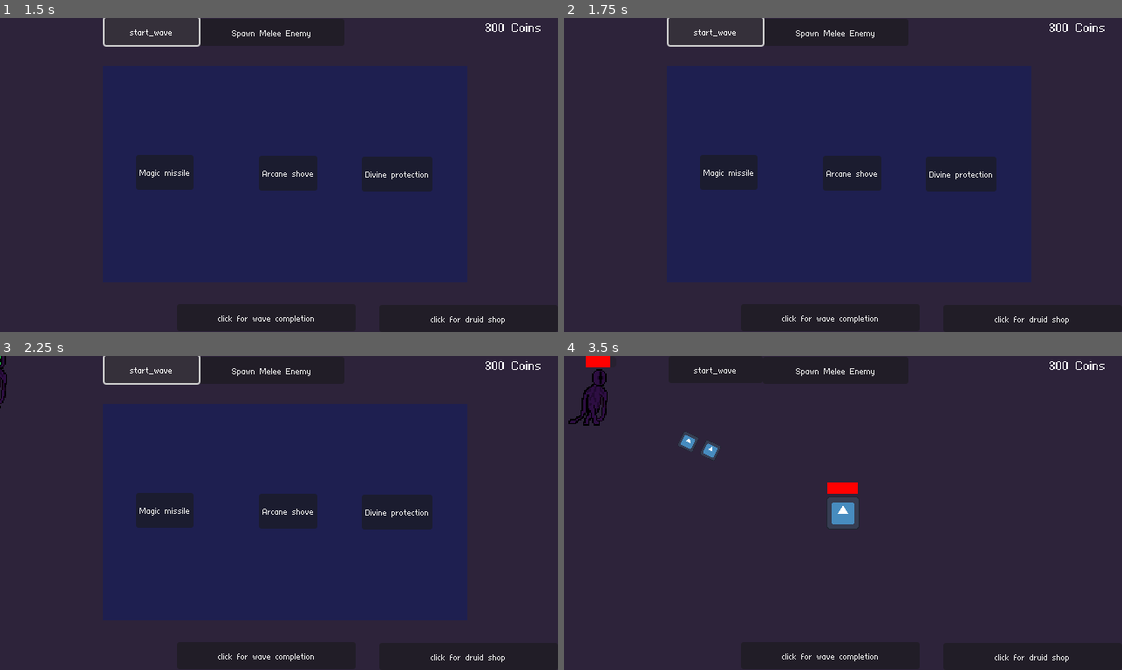
Above: before the commit, frames 1-4 (two rows, left to right).
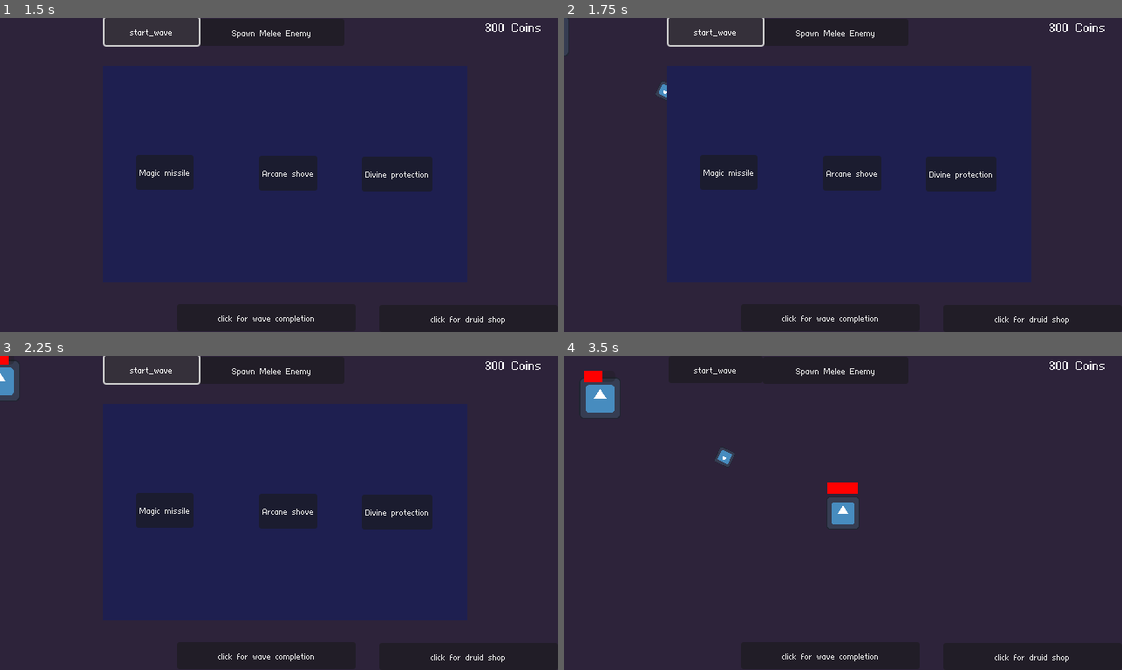
Above: after the commit, the same moments.

Repository: TobiasTV49/Informatica-Eindopdracht
Game: Godot game, scene res://Functionality/Scenes/main.tscn
Two runs of this game, one before a commit and one after it. Both use one fixed random seed, a clock stepped at 60 frames per second and the inputs below. The engine's default icon, where the game draws it, is replaced by a stand-in: a white triangle on a blue panel in a dark square.
Inputs:
- Up to frame 1 (1.5 s): click "Spawn Melee Enemy" at 0.5 s; click "start_wave" at 1.25 s
- Up to frame 2 (1.75 s): no input
- Up to frame 3 (2.25 s): click "start_wave" at 2 s
- Up to frame 4 (3.5 s): click "Magic missile" at 2.75 s

Frame 1 is identical in both runs. In frame 2, 0.2% of the frame differs, in the area x 0-19%, y 0-27%; in frame 3, 0.4%; in frame 4, 1.6%, in the area x 0-31%, y 0-36%.

Commit message:
Wave system
Waves now work (poggers)
Temporarily disabled ranged enemy shooting because its completely broken

Diff:
--- a/Assets/Scripts/Global.gd
+++ b/Assets/Scripts/Global.gd
@@ -1,12 +1,16 @@
 extends Node
 
 var WaveCompleted = true
+var current_wave = 0
 var player_health: int = 50
 var player_death: bool
 var player_position = null
 var enemy_position = null
+var nearest_enemy = null
 var PlayerSpells = []
 var PlayerItems = []
 var PlayerCoins = 300
 var DruidMenu = false
 signal shoot
+signal enemy_shoot
+signal enemy_killed()
--- a/Assets/Scripts/bullet.gd
+++ b/Assets/Scripts/bullet.gd
@@ -4,50 +4,56 @@
 var shot: bool = false
 var enemy
 var direction
-var nearest_enemy = null
+@onready var player = get_tree().get_nodes_in_group("Player")[0]
 const SPEED = 200
 
 func _ready():
 	Global.shoot.connect(shot_fired)
+	Global.enemy_shoot.connect(enemy_shot_fired)
 	visible = false
 
 func _process(delta: float) -> void:
 	enemy_array = get_tree().get_nodes_in_group("enemies")
 	if enemy_array.size() > 0:
-		if nearest_enemy == null:
-			nearest_enemy = enemy_array[0]
-		for i in enemy_array:
-			var temp_distance = position.distance_to(i.position)
-			if temp_distance < position.distance_to(nearest_enemy.position):
-				nearest_enemy.scale = Vector2(1, 1)
-				nearest_enemy = i
-
+		get_nearest_enemy()
 		if shot == true:
 			var move_vector = Vector2(1, 0).rotated(rotation)
 			velocity = move_vector * SPEED
+
 	else:
 		queue_free()
 	move_and_slide()
 
-		#direction = Global.player_position - Global.enemy_position
+func get_nearest_enemy():
+	enemy_array = get_tree().get_nodes_in_group("enemies")
+	if enemy_array.size() > 0:
+		if Global.nearest_enemy == null:
+			Global.nearest_enemy = enemy_array[0]
+		for i in enemy_array:
+			var temp_distance = position.distance_to(i.position)
+			if temp_distance < position.distance_to(Global.nearest_enemy.position):
+				Global.nearest_enemy.scale = Vector2(1, 1)
+				Global.nearest_enemy = i
 
 func shot_fired(bullet_target, source):
 	position = source
-	if bullet_target == "enemy" and nearest_enemy != null:
+	get_nearest_enemy()
+	if bullet_target == "enemy" and Global.nearest_enemy != null:
 		self.set_meta("bullet_type", "player bullet")
-		look_at(nearest_enemy.position)
+		look_at(Global.nearest_enemy.position)
 		visible = true
 		shot = true
-		Global.shoot.disconnect(shot_fired)
-	elif bullet_target == "player":
-		look_at($"../Player".position)
+	else:
+		pass
+	Global.shoot.disconnect(shot_fired)
+
+func enemy_shot_fired(bullet_target, source, bullet_name):
+	position = source
+	Global.shoot.disconnect(shot_fired)
+	if bullet_target == "player" and get_parent().name == "enemy_bullets":
+		look_at(player.position)
 		self.set_meta("bullet_type", "enemy bullet")
 		visible = true
 		shot = true
-		Global.shoot.disconnect(shot_fired)
-
-
-func bullet() -> void:
-	shot = true
-	position = Global.player_position
-	look_at(min(direction.length()))
+	else:
+		queue_free()
--- a/Assets/Scripts/main.gd
+++ b/Assets/Scripts/main.gd
@@ -7,6 +7,7 @@
 # Called when the node enters the scene tree for the first time.
 func _ready() -> void:
 	Global.player_death = false
+	Global.enemy_killed.connect(enemy_killed)
 
 
 # Called every frame. 'delta' is the elapsed time since the previous frame.
@@ -14,6 +15,7 @@
 	if Global.player_health <= 0 and Global.player_death == false: #player is about to die
 		Global.player_death = true
 		#player.queue_free()
+
 	if Global.WaveCompleted == true:
 		spell_menu.show()
 	else:
@@ -24,15 +26,16 @@
 		$CanvasLayer/DruidMenu.hide()
 	$Player/Coins.text = str(Global.PlayerCoins) + " Coins"
 
+#Function that makes the waves
 func start_wave(wave_number):
 	var wave_array: Array
 	var enemy
-	for i in GameData.Waves[wave_number]:
+	for i in GameData.Waves[wave_number]: #Makes an array with all the enemies in the wave
 		while i[1] > 0:
 			wave_array.append(i[0])
 			i[1] -= 1
-	print(wave_array)
-	while wave_array.size() > 0:
+
+	while wave_array.size() > 0: #Sets up all the enemies and calls the spawn_enemy function
 		await get_tree().create_timer(2).timeout
 		match wave_array[0]:
 			"melee_enemy":
@@ -40,19 +43,24 @@
 			"ranged_enemy":
 				enemy = RANGED_ENEMY.instantiate()
 		spawn_enemy(enemy)
-		wave_array.erase(0)
+		wave_array.remove_at(0)
+		print(wave_array)
 
-
+#The actual spawning of the enemies is regulated with this function
 func spawn_enemy(enemy):
+	var enemy_spawners = get_tree().get_nodes_in_group("enemy_spawners")
+	var spawner = enemy_spawners.pick_random() #Makes enemies appear from different, random points
 	$Enemies.add_child(enemy)
-	var enemy_spawners = get_tree().get_nodes_in_group("enemy_spawners")
-	var spawner = enemy_spawners.pick_random()
 	enemy.position = spawner.position
 
 func _on_button_pressed() -> void:
 	var melee_enemy = MELEE_ENEMY.instantiate()
-	$Enemies.add_child(melee_enemy)
+	var ranged_enemy = RANGED_ENEMY.instantiate()
+	$Enemies.add_child(ranged_enemy)
 
+func enemy_killed():
+	if get_node("Enemies").get_child_count() < 1:
+		Global.WaveCompleted = true
 
 func _on_temporary_button_pressed():
 	Global.WaveCompleted = true
@@ -62,4 +70,4 @@
 
 
 func _on_wave_starter_pressed() -> void:
-	start_wave(0)
+	start_wave(Global.current_wave)
--- a/Assets/Scripts/melee_enemy.gd
+++ b/Assets/Scripts/melee_enemy.gd
@@ -43,10 +43,12 @@
 
 
 func _on_hit_box_body_entered(body: Node2D) -> void:
-	print("oy to the vey")
-	Global.shoot.emit("player", self.position)
 	if body.get_meta("bullet_type") == "player bullet":
 		body.queue_free()
 		health -= 10
 		if health < 1:
 			self.queue_free()
+
+
+func _on_tree_exited() -> void:
+	Global.enemy_killed.emit()
--- a/Assets/Scripts/player.gd
+++ b/Assets/Scripts/player.gd
@@ -23,7 +23,9 @@
 
 func _on_attack_timer_timeout() -> void:
 	var bullet = bullet_load.instantiate()
+	var player_bullets = get_tree().current_scene.get_node("player_bullets")
 	var bullet_target = "enemy"
 	var source = self.position
-	get_parent().add_child(bullet)
+	player_bullets.add_child(bullet)
+	bullet.position = position
 	Global.shoot.emit(bullet_target, source)
--- a/Functionality/Scenes/enemy.tscn
+++ b/Functionality/Scenes/enemy.tscn
@@ -131,6 +131,7 @@
 max_value = 50.0
 show_percentage = false
 
+[connection signal="tree_exited" from="." to="." method="_on_tree_exited"]
 [connection signal="body_entered" from="AttackRange" to="." method="_on_attack_range_body_entered"]
 [connection signal="body_exited" from="AttackRange" to="." method="_on_attack_range_body_exited"]
 [connection signal="timeout" from="Attacktimer" to="." method="_on_attacktimer_timeout"]
--- a/Functionality/Scenes/main.tscn
+++ b/Functionality/Scenes/main.tscn
@@ -89,12 +89,29 @@
 [node name="enemy spawners" type="Node2D" parent="."]
 
 [node name="spawner1" type="Node2D" parent="enemy spawners" groups=["enemy_spawners"]]
+position = Vector2(2, 50)
 
 [node name="ColorRect" type="ColorRect" parent="enemy spawners/spawner1"]
-offset_left = 1.0
-offset_top = 55.0
-offset_right = 34.0
-offset_bottom = 87.0
+offset_right = 33.0
+offset_bottom = 32.0
+
+[node name="spawner2" type="Node2D" parent="enemy spawners" groups=["enemy_spawners"]]
+position = Vector2(1, 154)
+
+[node name="ColorRect" type="ColorRect" parent="enemy spawners/spawner2"]
+offset_right = 33.0
+offset_bottom = 32.0
+
+[node name="spawner3" type="Node2D" parent="enemy spawners" groups=["enemy_spawners"]]
+position = Vector2(0, 258)
+
+[node name="ColorRect" type="ColorRect" parent="enemy spawners/spawner3"]
+offset_right = 33.0
+offset_bottom = 32.0
+
+[node name="player_bullets" type="Node2D" parent="."]
+
+[node name="enemy_bullets" type="Node2D" parent="."]
 
 [connection signal="pressed" from="CanvasLayer/Button" to="." method="_on_button_pressed"]
 [connection signal="pressed" from="CanvasLayer/Temporary button" to="." method="_on_temporary_button_pressed"]
--- a/Functionality/Scenes/ranged_enemy.tscn
+++ b/Functionality/Scenes/ranged_enemy.tscn
@@ -1,20 +1,30 @@
-[gd_scene load_steps=6 format=3 uid="uid://53grnwnr4rie"]
+[gd_scene load_steps=8 format=3 uid="uid://53grnwnr4rie"]
 
 [ext_resource type="Texture2D" uid="uid://c4snuhiqix0ih" path="res://icon.svg" id="2_0qmmn"]
+[ext_resource type="FontFile" uid="uid://crm5aodm5xa2d" path="res://at01.ttf" id="2_qckd4"]
 
 [sub_resource type="GDScript" id="GDScript_3cn3p"]
 script/source = "extends CharacterBody2D
 
 var attacking
-@onready var player: CharacterBody2D = $\"../Player\"
+const SPEED = 25
+var damage = 10
+var health = 50
+@onready var player = get_tree().get_nodes_in_group(\"Player\")[0]
 var bullet_load = preload(\"res://Functionality/Scenes/bullet.tscn\")
-const SPEED = 25
 
 func _ready() -> void:
 	attacking = false
 
 func _physics_process(delta: float) -> void:
+	$ProgressBar.value = health
 	if Global.player_death == false:
+		var direction = player.position.x - position.x
+		if direction > 0:
+			$enemy_sprite.flip_h = false
+		else:
+			$enemy_sprite.flip_h = true
+
 		if attacking == false:
 			velocity = (player.position - position).normalized() * SPEED
 		else:
@@ -34,10 +44,26 @@
 		$Attacktimer.stop()
 
 
-func _on_attacktimer_timeout() -> void:
-	var bullet = bullet_load.instantiate()
-	get_parent().add_child(bullet)
-	Global.shoot.emit(\"player\")
+func _on_attacktimer_timeout() -> void: #temp inactive because it breaks alot
+	pass
+	#var bullet = bullet_load.instantiate()
+	#var enemy_bullets = get_tree().current_scene.get_node(\"enemy_bullets\")
+	#enemy_bullets.add_child(bullet)
+	#Global.enemy_shoot.emit(\"player\", self.position, bullet.name)
+
+
+
+func _on_hit_box_body_entered(body: Node2D) -> void:
+	if body.get_meta(\"bullet_type\") == \"player bullet\":
+		body.queue_free()
+		health -= 10
+		if health < 1:
+			self.queue_free()
+			Global.enemy_killed.emit(self)
+
+
+func _on_tree_exited() -> void:
+	Global.enemy_killed.emit()
 "
 
 [sub_resource type="RectangleShape2D" id="RectangleShape2D_3gphb"]
@@ -50,11 +76,14 @@
 radius = 14.0
 height = 46.0
 
-[node name="RangedEnemy" type="CharacterBody2D"]
+[sub_resource type="StyleBoxFlat" id="StyleBoxFlat_nxvyk"]
+bg_color = Color(1, 0, 0, 1)
+
+[node name="RangedEnemy" type="CharacterBody2D" groups=["enemies"]]
 position = Vector2(23, 23)
 script = SubResource("GDScript_3cn3p")
 
-[node name="Sprite2D" type="Sprite2D" parent="."]
+[node name="enemy_sprite" type="Sprite2D" parent="."]
 scale = Vector2(0.25, 0.25)
 texture = ExtResource("2_0qmmn")
 
@@ -75,7 +104,22 @@
 shape = SubResource("CapsuleShape2D_ghn0n")
 
 [node name="Attacktimer" type="Timer" parent="."]
+wait_time = 1.5
 
+[node name="ProgressBar" type="ProgressBar" parent="."]
+offset_left = -12.0
+offset_top = -21.0
+offset_right = 35.0
+offset_bottom = -4.0
+scale = Vector2(0.5, 0.5)
+theme_override_fonts/font = ExtResource("2_qckd4")
+theme_override_font_sizes/font_size = 16
+theme_override_styles/fill = SubResource("StyleBoxFlat_nxvyk")
+max_value = 50.0
+show_percentage = false
+
+[connection signal="tree_exited" from="." to="." method="_on_tree_exited"]
 [connection signal="body_entered" from="AttackRange" to="." method="_on_attack_range_body_entered"]
 [connection signal="body_exited" from="AttackRange" to="." method="_on_attack_range_body_exited"]
+[connection signal="body_entered" from="HitBox" to="." method="_on_hit_box_body_entered"]
 [connection signal="timeout" from="Attacktimer" to="." method="_on_attacktimer_timeout"]
